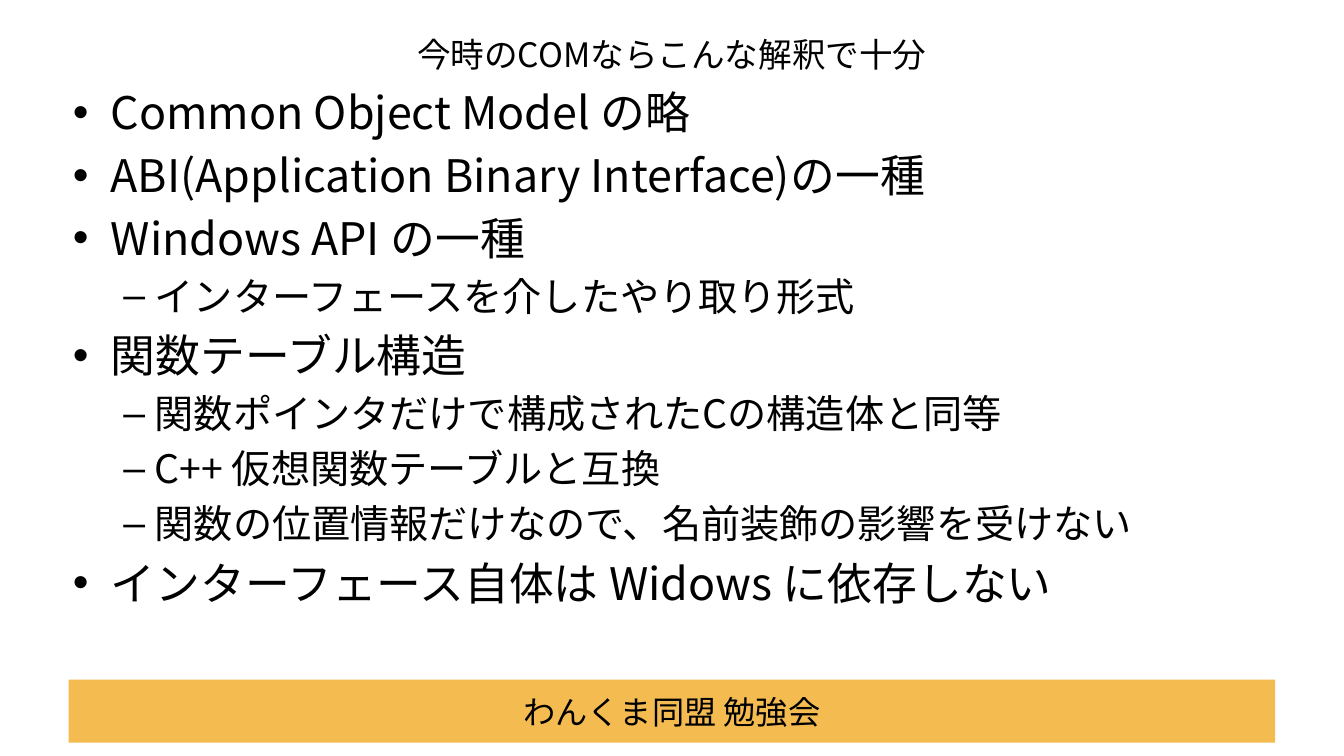
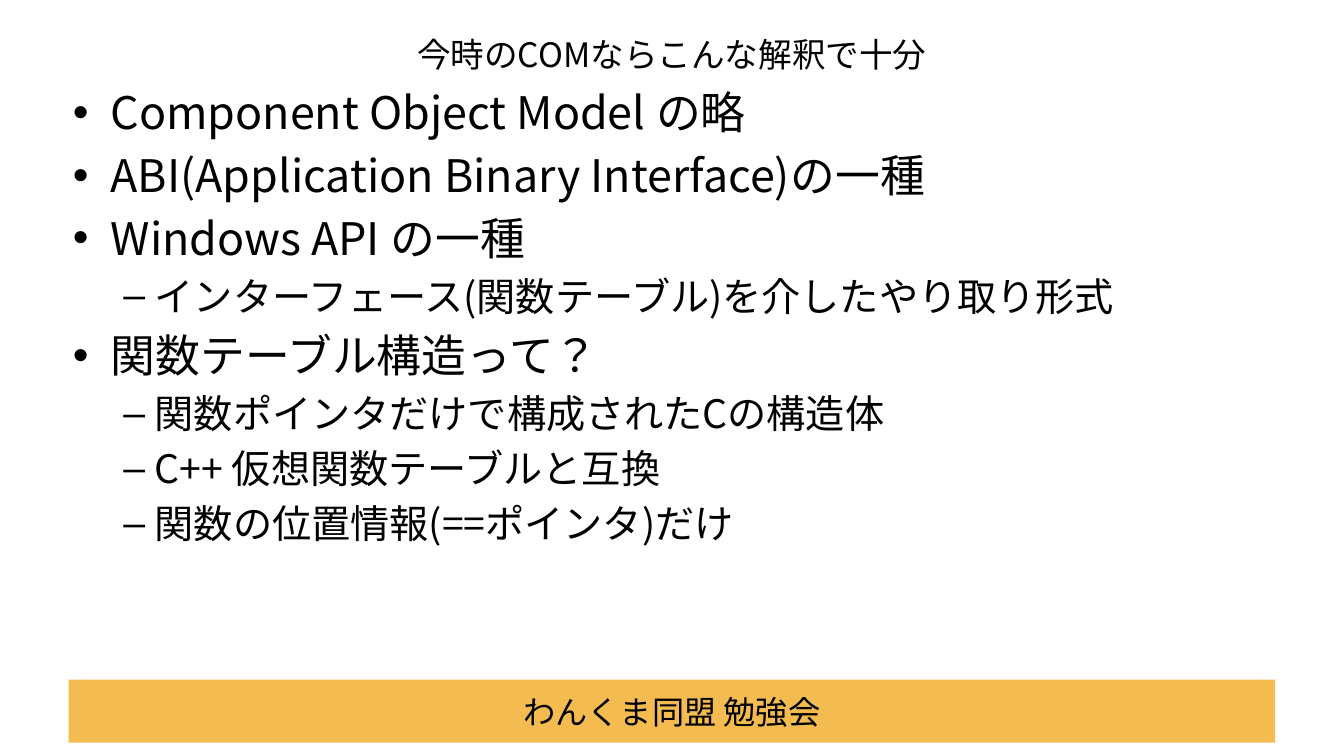
Before and after one commit to Tocchann/dotnetlab202009, a slide deck: slide 6 of Documents/セッション資料.pptx. Drawn at 1344x756 pixels with LibreOffice and Linux fonts; fonts in the diff are those of the drawing; background and template pictures are left out. Boxes give left, top, right and bottom in pixels: in the first picture for what was removed or moved away, otherwise in the second. Text is boxed around its words. In the diff, an @@ line names an element or a change of style, - is before the commit and + after.

```diff
--- a/Documents/セッション資料.pptx
+++ b/Documents/セッション資料.pptx
@@ text at box(111, 91, 746, 140): text changed @@
-• Common Object Model の略
+• Component Object Model の略
@@ text at box(111, 277, 1114, 432): text changed @@
-  – インターフェースを介したやり取り形式
-• 関数テーブル構造
-  – 関数ポインタだけで構成されたCの構造体と同等
+  – インターフェース(関数テーブル)を介したやり取り形式
+• 関数テーブル構造って？
+  – 関数ポインタだけで構成されたCの構造体
@@ text at box(155, 504, 734, 546): text changed @@
-  – 関数の位置情報だけなので、名前装飾の影響を受けない
-• インターフェース自体は Widows に依存しない
+  – 関数の位置情報(==ポインタ)だけ
```
Also in this commit, not shown: 4 other slides changed, 9 slides added, 5 other files.
